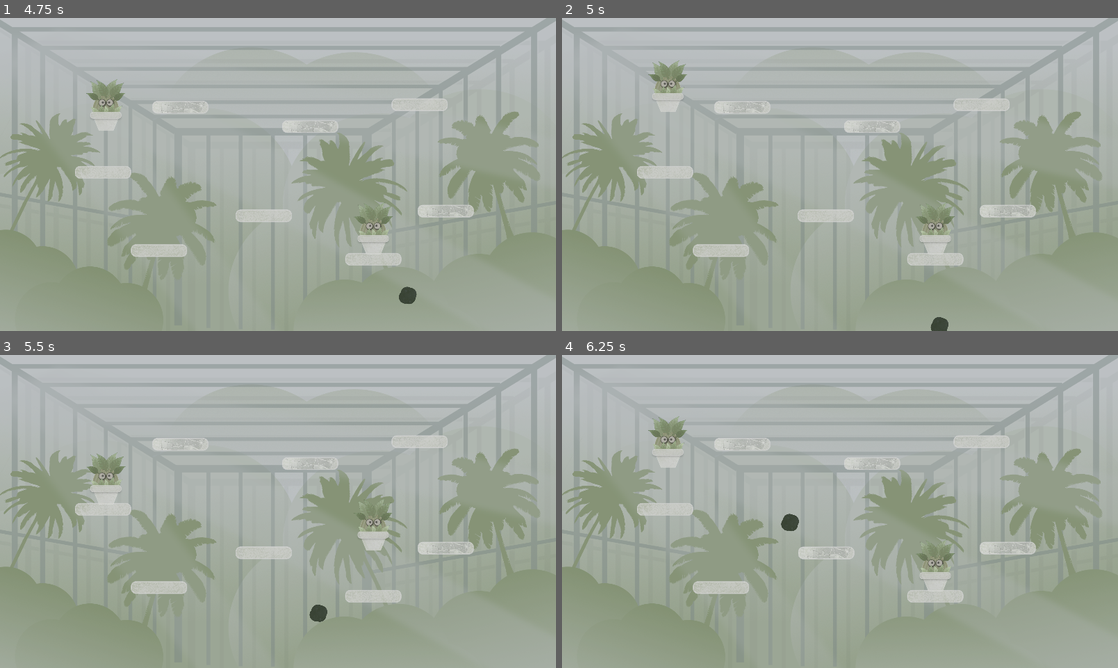
Above: before the commit, frames 1-4 (two rows, left to right).
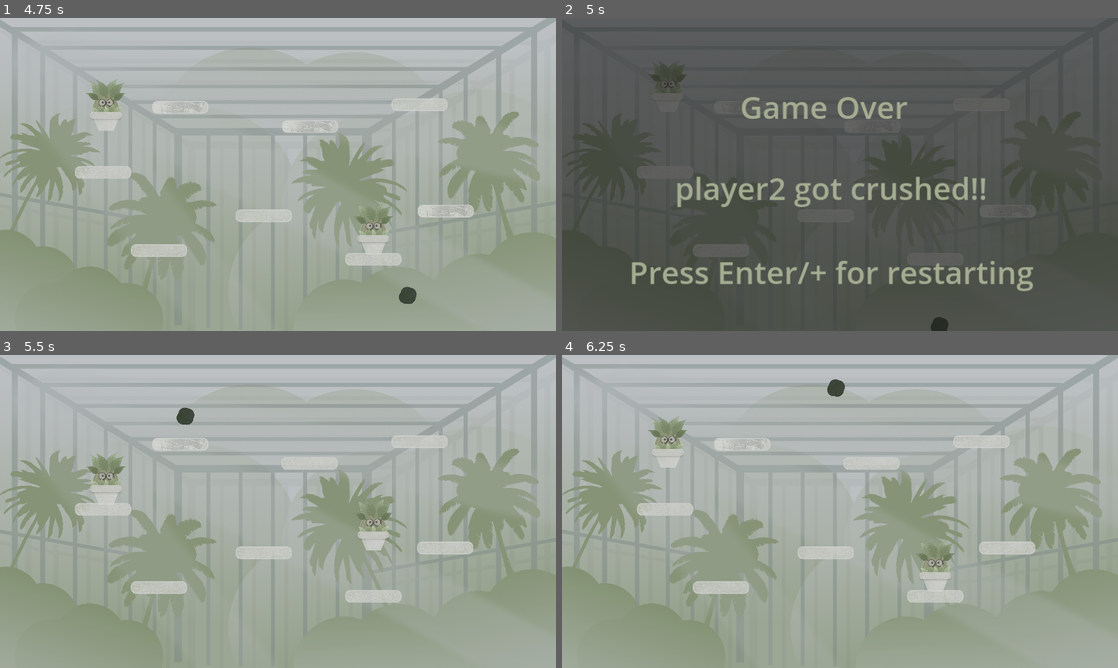
Above: after the commit, the same moments.

Repository: TheNerm/Winter_Game_Jam_23
Game: Godot game, scene res://level_1.tscn
Same seed, same stepped clock (60 frames per second), same inputs: the game is played once before the commit and once after it. The engine's default icon, where the game draws it, is replaced by a stand-in: a white triangle on a blue panel in a dark square.
Inputs:
- Up to frame 1 (4.75 s): tap Enter (P1_Restart, bound only after the commit) at 0.5, 4.15 s; hold W (P1jump) 0.53-1.28 s; tap Up (P2jump) at 0.8, 1.35, 2.3, 2.85, 3.8, 4.35 s; tap W (P1jump) at 1.52, 1.55, 1.82, 3.02, 3.05, 3.32, 4.52, 4.55 s; hold W (P1jump) 2.03-2.78 s; hold W (P1jump) 3.53-4.28 s
- Up to frame 2 (5 s): tap W (P1jump) at 4.82 s
- Up to frame 3 (5.5 s): tap Enter (P1_Restart, bound only after the commit) at 5 s; hold W (P1jump) from 5.03 s (still down); tap Up (P2jump) at 5.3 s
- Up to frame 4 (6.25 s): release W (P1jump) at 5.78 s; tap Up (P2jump) at 5.85 s; tap W (P1jump) at 6.02, 6.05 s

Frame 1 is identical in both runs. In frame 2, 98% of the frame differs, in the area x 0-100%, y 0-100%; in frame 3, 0.3%; in frame 4, 0.4%.

Commit message:
add death zone

Diff:
--- /dev/null
+++ b/DeathZone.gd
@@ -0,0 +1,11 @@
+extends Area2D
+
+
+# Called when the node enters the scene tree for the first time.
+func _ready():
+	pass # Replace with function body.
+
+
+# Called every frame. 'delta' is the elapsed time since the previous frame.
+func _process(delta):
+	pass
--- a/GameHandler.gd
+++ b/GameHandler.gd
@@ -16,7 +16,7 @@
 
 # Called every frame. 'delta' is the elapsed time since the previous frame.
 func _process(delta):
-	if(gameOver &&  (Input.is_key_pressed(KEY_ENTER) || Input.is_action_pressed("P1jump") || Input.is_action_pressed("P2jump"))):
+	if(gameOver &&  (Input.is_action_pressed("P1_Restart") || Input.is_action_pressed("P2_Restart"))):
 		reload_current_scene()
 
 func _death(deadPlayerName):
--- a/level_1.tscn
+++ b/level_1.tscn
@@ -10,6 +10,7 @@
 [ext_resource type="Texture2D" uid="uid://b1csxsd54o7hy" path="res://Art/rays.png" id="7_4c2e7"]
 [ext_resource type="PackedScene" uid="uid://dy62mlujliu06" path="res://platform.tscn" id="8_0x4y7"]
 [ext_resource type="Script" path="res://platformer_controller/platformer_controller.gd" id="9_cygyq"]
+[ext_resource type="Script" path="res://DeathZone.gd" id="9_xnsmm"]
 [ext_resource type="PackedScene" uid="uid://di4giu3jd6hn8" path="res://trixi.tscn" id="10_5xj3c"]
 [ext_resource type="Texture2D" uid="uid://di5a1pv5iuup3" path="res://icon.png" id="11_uk28x"]
 [ext_resource type="Texture2D" uid="uid://bxg4phiagrl3s" path="res://parryRing.png" id="12_bbb1k"]
@@ -20,6 +21,9 @@
 
 [sub_resource type="CanvasTexture" id="CanvasTexture_4hnob"]
 
+[sub_resource type="RectangleShape2D" id="RectangleShape2D_0gjmi"]
+size = Vector2(1043.51, 230.921)
+
 [sub_resource type="RectangleShape2D" id="RectangleShape2D_2iubv"]
 size = Vector2(64, 1157.85)
 
@@ -121,9 +125,21 @@
 [node name="Platform8" parent="." instance=ExtResource("8_0x4y7")]
 position = Vector2(786, 151)
 
+[node name="DeathZone" type="Area2D" parent="." groups=["death"]]
+position = Vector2(556, 436)
+scale = Vector2(1.195, 1.195)
+script = ExtResource("9_xnsmm")
+
+[node name="CollisionShape2D" type="CollisionShape2D" parent="DeathZone" groups=["death"]]
+position = Vector2(7.53137, 296.234)
+scale = Vector2(2.8804, 1)
+shape = SubResource("RectangleShape2D_0gjmi")
+
 [node name="StaticBody2D3" type="StaticBody2D" parent="."]
 position = Vector2(562, 405)
 scale = Vector2(1.195, 1.195)
+collision_layer = 2
+collision_mask = 2
 
 [node name="CollisionShape2D4" type="CollisionShape2D" parent="StaticBody2D3"]
 position = Vector2(60.251, 251.046)
@@ -196,7 +212,6 @@
 
 [node name="player1" type="CharacterBody2D" parent="GameHandler" groups=["players"]]
 position = Vector2(-554, -164)
-collision_layer = 2
 script = ExtResource("9_cygyq")
 input_left = "P1move_left"
 input_right = "P1move_right"
@@ -225,7 +240,7 @@
 shape = SubResource("CircleShape2D_tu64w")
 
 [node name="ParryTimer" type="Timer" parent="GameHandler/player1"]
-wait_time = 0.2
+wait_time = 0.35
 one_shot = true
 
 [node name="CoolDownTimer" type="Timer" parent="GameHandler/player1"]
@@ -258,7 +273,7 @@
 offset_top = 391.0
 offset_right = 982.0
 offset_bottom = 661.0
-text = "Press Enter/A for restarting"
+text = "Press Enter/+ for restarting"
 label_settings = SubResource("LabelSettings_86el3")
 horizontal_alignment = 1
 vertical_alignment = 1
@@ -304,6 +319,7 @@
 [node name="CollisionShape2D" type="CollisionShape2D" parent="stone/Area2D"]
 shape = SubResource("CircleShape2D_rpj0c")
 
+[connection signal="area_entered" from="DeathZone" to="GameHandler/player2" method="_on_death_zone_area_entered"]
 [connection signal="timeout" from="GameHandler/player2/ParryTimer" to="GameHandler/player2" method="_on_parry_timer_timeout"]
 [connection signal="body_entered" from="GameHandler/player2/Hurtbox" to="GameHandler/player2" method="_on_hurtbox_body_entered"]
 [connection signal="timeout" from="GameHandler/player1/ParryTimer" to="GameHandler/player1" method="_on_parry_timer_timeout"]
--- a/platformer_controller/platformer_controller.gd
+++ b/platformer_controller/platformer_controller.gd
@@ -353,9 +353,17 @@
 func _on_hurtbox_body_entered(body):
 	if(body.is_in_group("stone")):
 		if(parrytimer.is_stopped()):
-			queue_free()
-			var parent_node = get_parent()
-			parent_node._death(self.name)
+			_killMe()
 		else:
 			cooldowntimer.stop()
 			parrySoundPlayer.play()
+
+
+func _killMe():
+	queue_free()
+	var parent_node = get_parent()
+	parent_node._death(self.name)
+
+
+func _on_death_zone_area_entered(area):
+	_killMe()
--- a/project.godot
+++ b/project.godot
@@ -69,6 +69,18 @@
 , Object(InputEventJoypadButton,"resource_local_to_scene":false,"resource_name":"","device":1,"button_index":0,"pressure":0.0,"pressed":false,"script":null)
 ]
 }
+P1_Restart={
+"deadzone": 0.5,
+"events": [Object(InputEventKey,"resource_local_to_scene":false,"resource_name":"","device":-1,"window_id":0,"alt_pressed":false,"shift_pressed":false,"ctrl_pressed":false,"meta_pressed":false,"pressed":false,"keycode":0,"physical_keycode":4194309,"key_label":0,"unicode":0,"echo":false,"script":null)
+, Object(InputEventJoypadButton,"resource_local_to_scene":false,"resource_name":"","device":0,"button_index":6,"pressure":0.0,"pressed":false,"script":null)
+]
+}
+P2_Restart={
+"deadzone": 0.5,
+"events": [Object(InputEventJoypadButton,"resource_local_to_scene":false,"resource_name":"","device":1,"button_index":6,"pressure":0.0,"pressed":false,"script":null)
+, Object(InputEventKey,"resource_local_to_scene":false,"resource_name":"","device":0,"window_id":0,"alt_pressed":false,"shift_pressed":false,"ctrl_pressed":false,"meta_pressed":false,"pressed":false,"keycode":0,"physical_keycode":4194309,"key_label":0,"unicode":0,"echo":false,"script":null)
+]
+}
 
 [rendering]
 
Not shown: 1 places in level_1.tscn that only renumber resources
